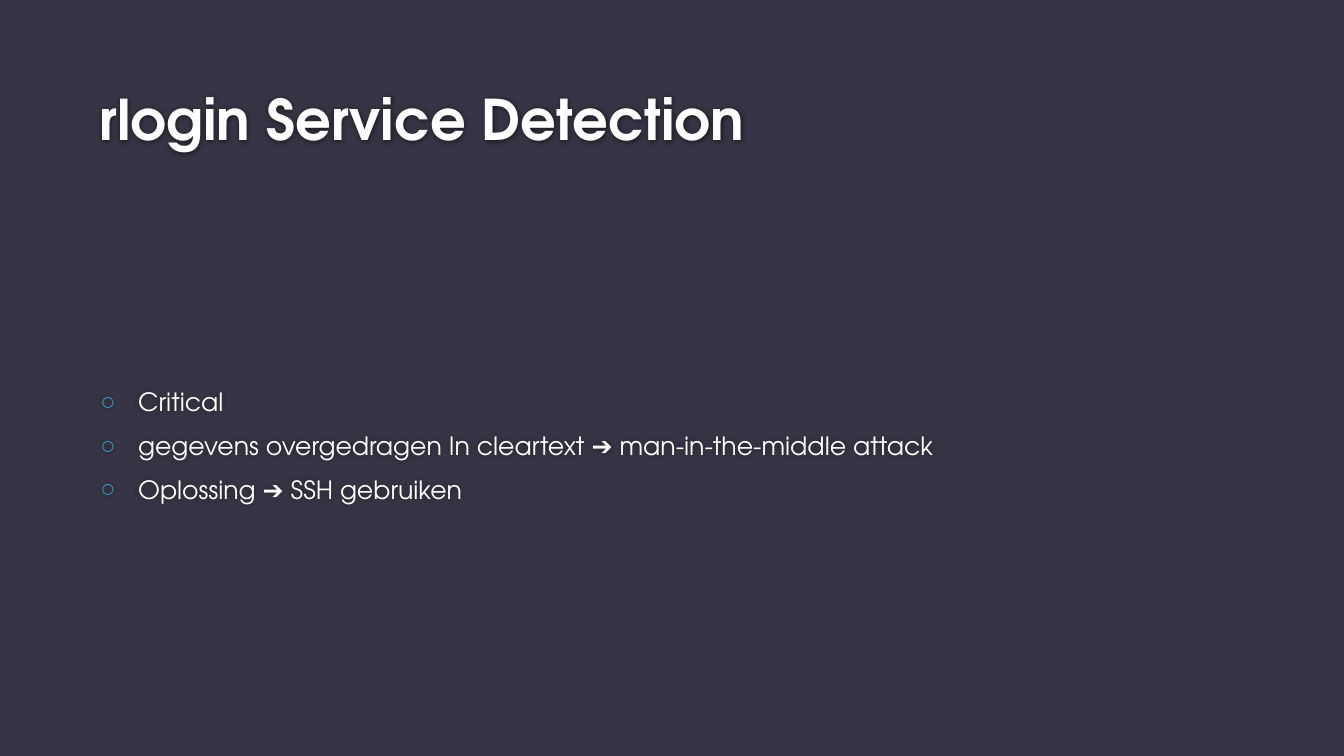
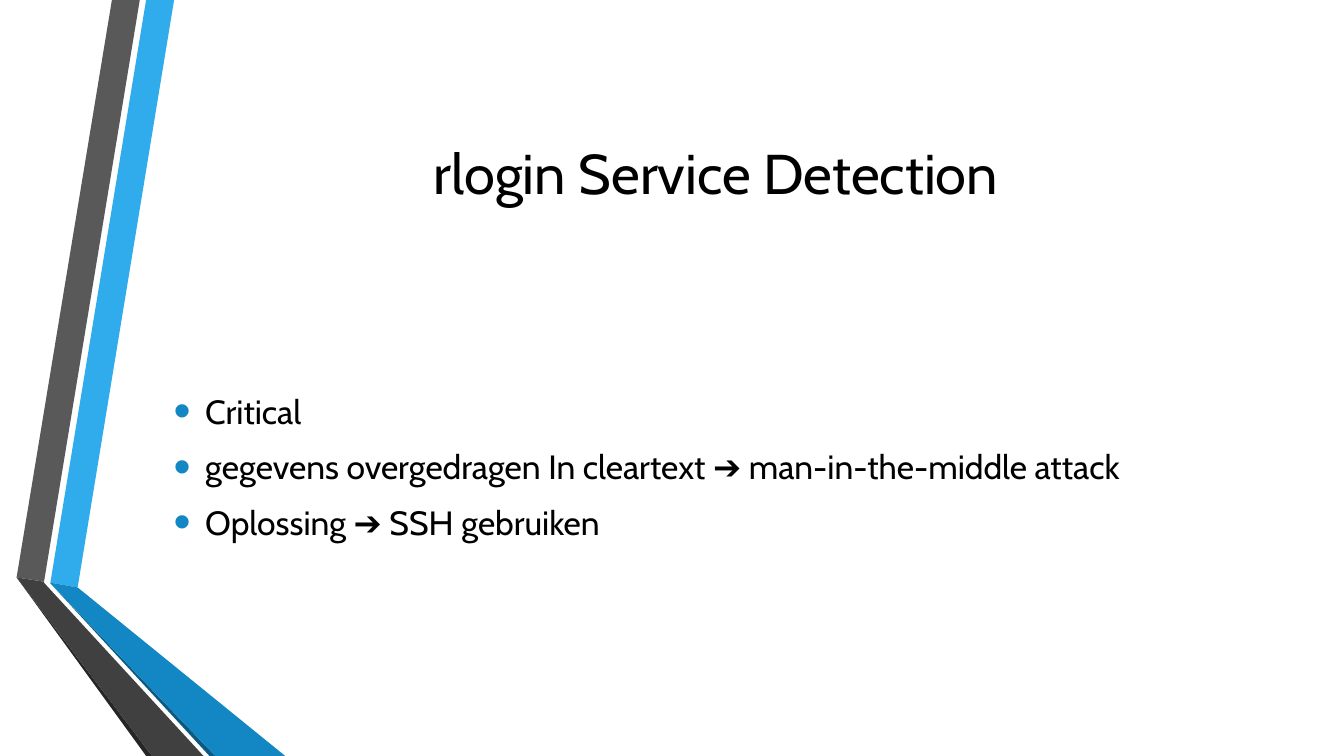
Before and after one commit to Bramelvix/Basic-Security, a slide deck: slide 18 of Opdracht BasicSecurity Systems&Networks aspect/presentatieBS.pptx. Drawn at 1344x756 pixels with LibreOffice and Linux fonts; fonts in the diff are those of the drawing; background and template pictures are left out. Boxes give left, top, right and bottom in pixels: in the first picture for what was removed or moved away, otherwise in the second. Text is boxed around its words. In the diff, an @@ line names an element or a change of style, - is before the commit and + after.

Commit message:
De presentatie een lichte kleur gegeven en ervoor gezorgd dat er geen wrap problemen zijn.

```diff
--- a/Opdracht BasicSecurity Systems&Networks aspect/presentatieBS.pptx
+++ b/Opdracht BasicSecurity Systems&Networks aspect/presentatieBS.pptx
@@ background #373545 to picture (left out) @@
@@ title "rlogin Service Detection" moved from (x1=99, y1=97, x2=744, y2=153) to (x1=434, y1=152, x2=998, y2=207) @@
@@ title "rlogin Service Detection" at (x1=434, y1=152, x2=998, y2=207): font TeX Gyre Adventor to Cabin, text colour #FEFEFE to #000000, bold off; alignment left to centre; vertical alignment bottom to middle @@
@@ text "Critical" moved from (x1=138, y1=392, x2=933, y2=505) to (x1=205, y1=398, x2=1120, y2=543) @@
@@ text "Critical" at (x1=205, y1=398, x2=1120, y2=543): size 18 to 24 pt, font TeX Gyre Adventor to Cabin, text colour #FFFFFF to #000000; bullet ○ to •; more space between paragraphs; bullet colour #3494BA to #1287C3 @@
@@ group added at (x1=16, y1=0, x2=285, y2=756): 6 freeform shapes @@
```
Also in this commit, not shown: 18 other slides changed, 7 other files.
